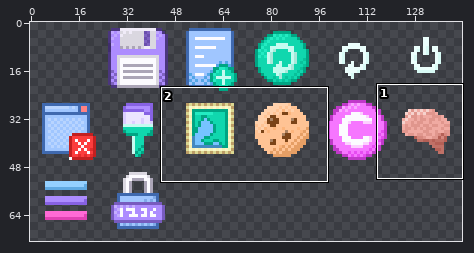
One commit to this sprite sheet: public/image/icons_map.png. Above, an overview of the earlier version with the close-up marked.
Close-up. Before:
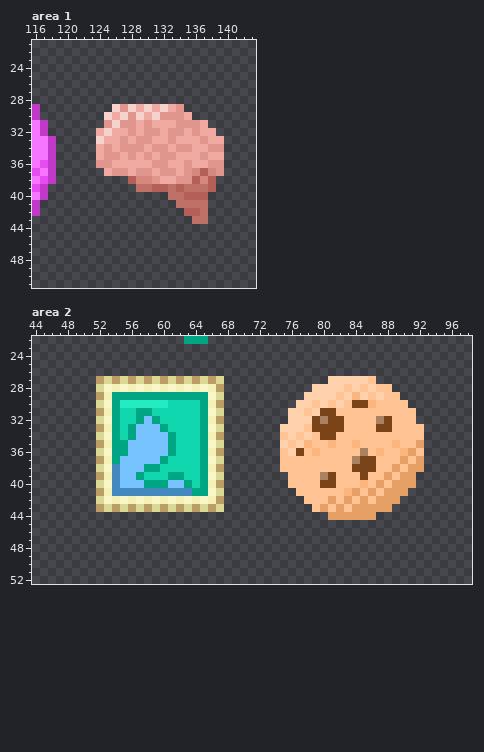
The file is 144x144 pixels. Colours within 5 levels of each other are drawn and written as one. Shown: area 1: x 116..143, y 21..51; area 2: x 44..98, y 22..52. The wide view leaves out empty margins.
The result:
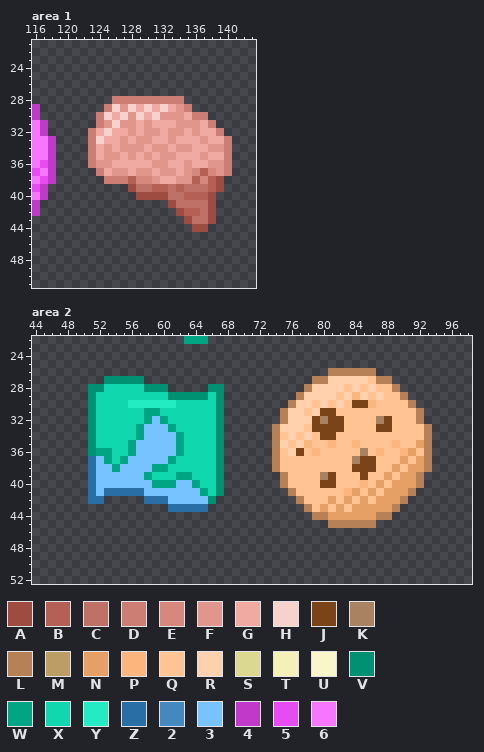
Palette (. is transparent): A #9e4c42  B #b56056  C #c07167  D #cc7e75  E #d6887f  F #e0968d  G #f0aaa2  H #f6d2cd  J #7b4418  K #a98262  L #b68157  M #bc9d66  N #e69f65  P #fcb57c  Q #ffc394  R #ffd1ac  S #dbd892  T #f4f1b8  U #f9f7c9  V #009072  W #00a583  X #10d7ae  Y #23ebc2  Z #296fa5  2 #4389c0  3 #76c3ff  4 #c039c9  5 #e74bf2  6 #f676ff
Changes in this commit:
Area 1:
y 28: x 126..134 ......... -> DDDDDDDDD
y 29: x 125 . -> D; x 135 . -> D
y 30: x 124 . -> D; x 136..137 .. -> DD
y 31: x 124 . -> D; x 138 . -> D
y 32: x 123 . -> D; x 139 . -> D
y 33..36: x 123 . -> D; x 140 . -> D
y 37: x 124 . -> D; x 140 . -> D
y 38: x 125..127 ... -> DDD; x 139 . -> A
y 39: x 128 . -> A; x 139 . -> A
y 40: x 129..132 .... -> AAAA; x 138 . -> A
y 41: x 133 . -> A; x 138 . -> A
y 42: x 134 . -> A; x 138 . -> A
y 43: x 135 . -> A; x 138 . -> A
y 44: x 136..137 .. -> AA
Area 2:
y 26: x 81..86 ...... -> LLLLLL
y 27: x 52..67 MSMSMSMSMSMSMSMS -> .VVVVV..........; x 79..80 .. -> LL; x 87..88 .. -> LL
y 28: x 51..67 .SUTUTUTUTUTUTUTM -> VVXXXXXVVV.....VV; x 78 . -> L; x 89 . -> L
y 29: x 51..67 .MTWWWWWWWWWWWWUS -> VXXXXXXXXXVVVVVXV; x 77 . -> L; x 90 . -> L
y 30: x 51..55 .SUWY -> VXXXX; x 61 X -> Y; x 65..67 WTM -> XXV; x 76 . -> L; x 91 . -> L
y 31: x 51..54 .MTW -> VXXX; x 57 W -> X; x 59 X -> W; x 65..67 WUS -> XXV; x 75 . -> L; x 92 . -> L
y 32: x 51..54 .SUW -> VXXX; x 57..60 W3WX -> XW3W; x 65..67 WTM -> XXV; x 75 . -> L; x 92 . -> L
y 33: x 51..54 .MTW -> VXXX; x 56..57 W3 -> XW; x 60..61 WX -> 3W; x 65..67 WUS -> XXV; x 74 . -> L; x 93 . -> L
y 34: x 51..54 .SUW -> VXXX; x 56..57 W3 -> XW; x 61..62 WX -> 3W; x 65..67 WTM -> XXV; x 74 . -> L; x 93 . -> L
y 35: x 51..56 .MTWW3 -> VXXXXW; x 61..62 WX -> 3W; x 65..67 WUS -> XXV; x 74 . -> L; x 93 . -> L
y 36: x 51..56 .SUWW3 -> VWWXXW; x 61..62 WX -> 3W; x 65..67 WTM -> XXV; x 74 . -> L; x 93 . -> L
y 37: x 51..55 .MTW3 -> Z3WXW; x 60..61 WX -> 3W; x 65..67 WUS -> XXV; x 74 . -> L; x 93 . -> L
y 38: x 51..54 .SU2 -> Z33W; x 58 W -> 3; x 60 X -> W; x 65..67 WTM -> XXV; x 74 . -> L; x 93 . -> L
y 39: x 51..54 .MT2 -> Z333; x 57..58 WX -> 3W; x 61 W -> X; x 63 X -> W; x 65..67 WUS -> XXV; x 75 . -> L; x 92 . -> L
y 40: x 51..54 .SU2 -> Z333; x 58 W -> 3; x 61 3 -> W; x 63..67 WXWTM -> 3WXXV; x 75 . -> L; x 92 . -> L
y 41: x 51..64 .MT2222222222W -> Z3ZZZZZ3333333; x 66..67 US -> XV; x 76 . -> L; x 91 . -> L
y 42: x 51..67 .SUTUTUTUTUTUTUTM -> ZZ.....ZZZ33333V.; x 77 . -> L; x 90 . -> L
y 43: x 52..67 MSMSMSMSMSMSMSMS -> .........ZZZZZ..; x 78 . -> L; x 89 . -> L
y 44: x 79..80 .. -> LL; x 87..88 .. -> LL
y 45: x 81..86 ...... -> LLLLLL
Boxes around the changes in both close-ups, in picture pixels (x1, y1, x2, y2):
added: (88, 96, 232, 232)
added: (272, 368, 432, 528)
changed: (88, 376, 224, 512)
